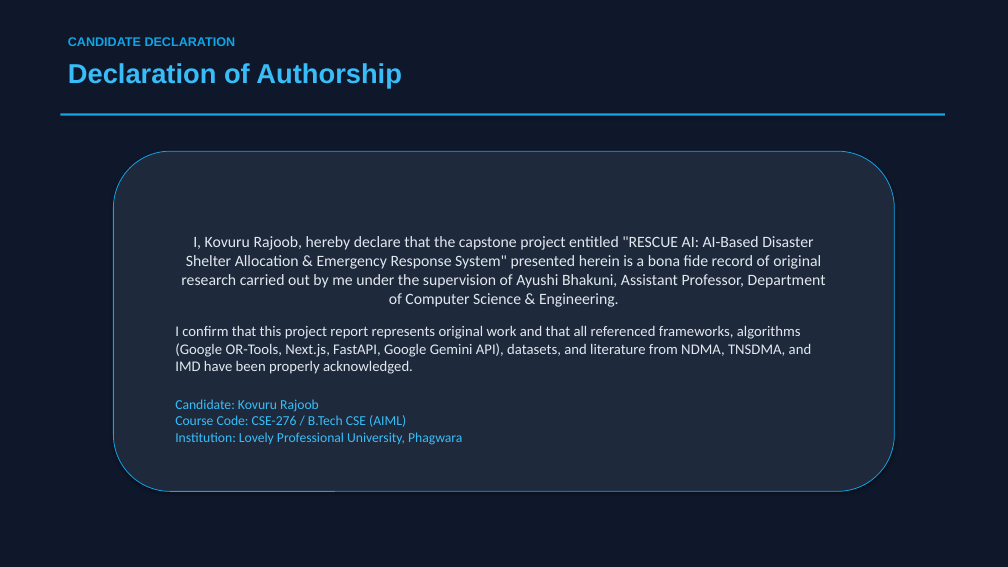
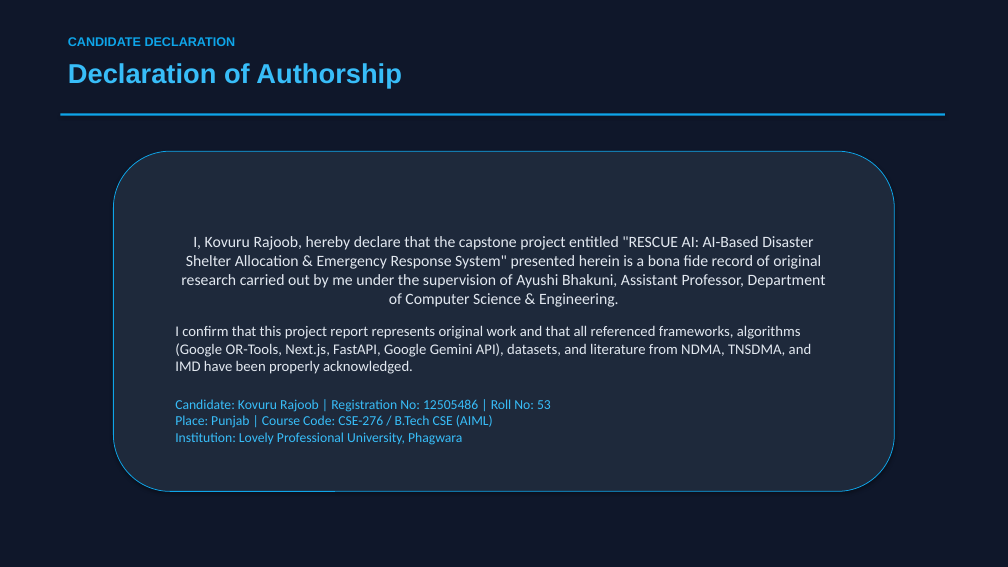
Before and after one commit to rajoob-Ai/RESCUE-AI-AI-Based-Disaster-Shelter-Allocation-Emergency-Response-System, a slide deck: slide 2 of RESCUE_AI_PRESENTATION.pptx. Drawn at 1008x567 pixels with LibreOffice and Linux fonts; fonts in the diff are those of the drawing. Boxes give left, top, right and bottom in pixels: in the first picture for what was removed or moved away, otherwise in the second. Text is boxed around its words. In the diff, an @@ line names an element or a change of style, - is before the commit and + after.

Commit message:
docs: update credentials across all reports, PPTs, and PDFs (Roll: 53, Reg: 12505486, Place: Punjab)

```diff
--- a/RESCUE_AI_PRESENTATION.pptx
+++ b/RESCUE_AI_PRESENTATION.pptx
@@ text in rounded rectangle at (175, 399, 551, 445): text changed @@
-Candidate: Kovuru Rajoob
-Course Code: CSE-276 / B.Tech CSE (AIML)
-Institution: Lovely Professional University, Phagwara
+Candidate: Kovuru Rajoob | Registration No: 12505486 | Roll No: 53
+Place: Punjab | Course Code: CSE-276 / B.Tech CSE (AIML)
+Institution: Lovely Professional University, Phagwara
```
Also in this commit, not shown: 1 other slide changed, 22 other files.
